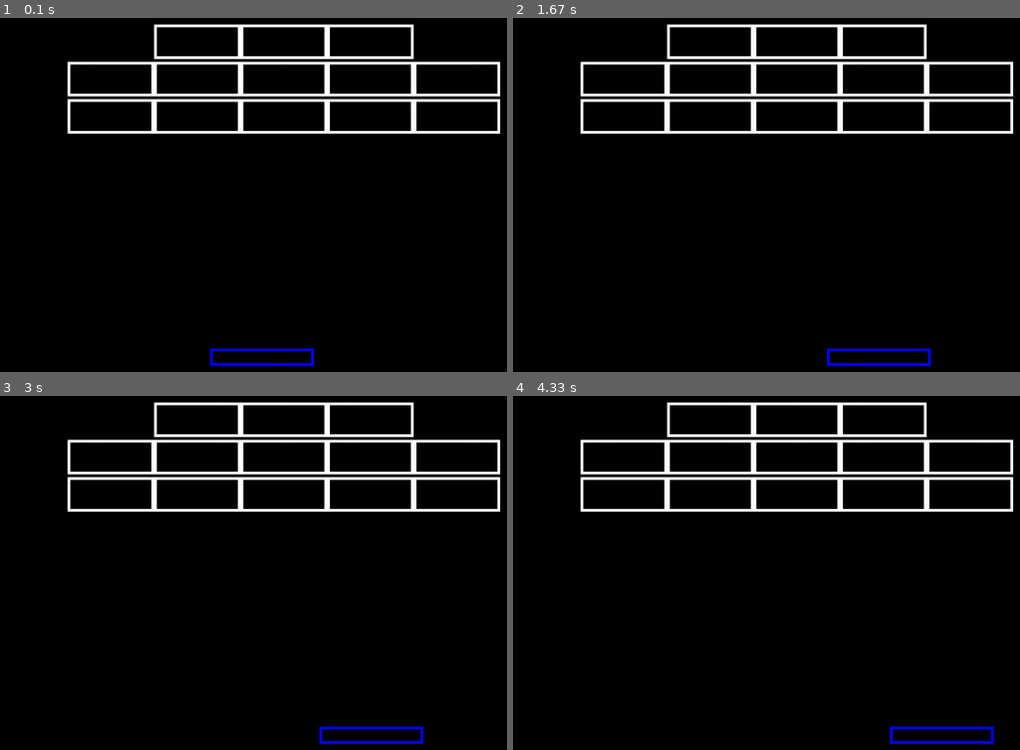
Above: before the commit, frames 1-4 (two rows, left to right).
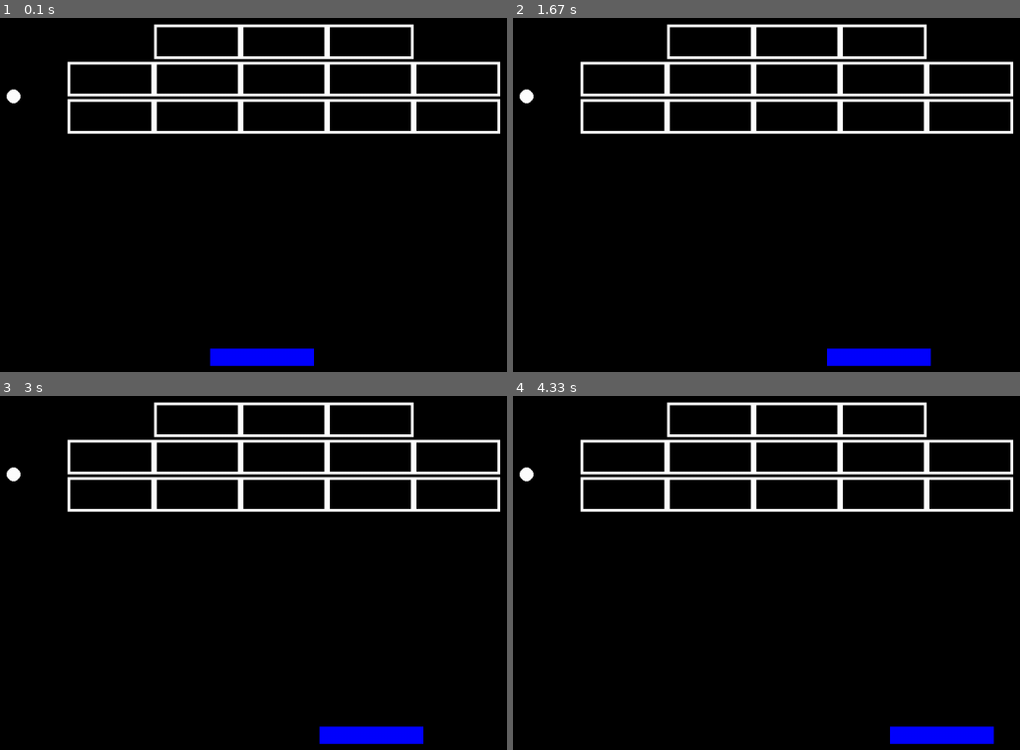
Above: after the commit, the same moments.

Repository: Random7-JF/pygame
Game: pygame game, started from main.py
Two runs of this game, one before a commit and one after it. Both use one fixed random seed, a clock stepped at 60 frames per second and the inputs below.
Inputs:
- Up to frame 1 (0.1 s): no input
- Up to frame 2 (1.67 s): hold D 0.33-0.8 s; hold D 0.83-1.3 s; hold A from 1.33 s (still down)
- Up to frame 3 (3 s): release A at 1.87 s; hold A 1.9-2.3 s; hold D 2.33-2.97 s
- Up to frame 4 (4.33 s): hold A 3-3.47 s; hold D 3.5-3.97 s; hold D from 4 s (still down)

The runs differ from the first frame. In frame 1, 0.7% of the frame differs, in the area x 1-62%, y 20-98%; in frame 2, 0.7%; in frame 3, 0.7%; in frame 4, 0.7%.

Commit message:
added ball

Diff:
--- a/game/constants.py
+++ b/game/constants.py
@@ -5,6 +5,7 @@
 #Level Settings
 LEVEL_BLOCK_WIDTH=125
 LEVEL_BLOCK_HEIGHT=50
+BALL_SPEED=350
 
 #Player Settings
 PLAYER_MOVE_SPEED=250
--- a/game/manager.py
+++ b/game/manager.py
@@ -1,6 +1,7 @@
 import pygame
 from object.player import *
 from object.block import *
+from object.ball import *
 from game.constants import *
 from game.level import *
 
@@ -35,3 +36,7 @@
             new_block = Block(block[0], block[1])
             self.add_group_to_draw(new_block)
             self.add_group_to_update(new_block)
+
+        ball = Ball(250,250,10)
+        self.add_group_to_draw(ball)
+        self.add_group_to_update(ball)
--- /dev/null
+++ b/object/ball.py
@@ -0,0 +1,17 @@
+import pygame
+from game.constants import *
+
+class Ball(pygame.sprite.Sprite):
+    def __init__(self, x, y, radius) -> None:
+        super().__init__()
+        self.radius = radius
+        self.position = pygame.Vector2(x,y)
+        self.velocity = pygame.Vector2()
+        self.rotation = 0
+
+    def draw(self, screen):
+        pygame.draw.circle(screen, "white", self.position, self.radius)
+
+    def update(self, delta_time):
+        pass
+        #self.position = self.position + BALL_SPEED * delta_time
--- a/object/block.py
+++ b/object/block.py
@@ -14,5 +14,5 @@
         pygame.draw.rect(screen, "white", pygame.Rect(xpos, ypos, self.width, self.height), 4)
 
 
-    def update(self, screen):
+    def update(self, delta_time):
         pass
--- a/object/player.py
+++ b/object/player.py
@@ -14,7 +14,7 @@
         xpos = self.position.x - self.width
         ypos = self.position.y - self.height
        # print("(x,y)", self.position, "width:", self.width, "height:", self.height, "xpos:", xpos, "ypos:", ypos)
-        pygame.draw.rect(screen, self.colour, pygame.Rect(xpos, ypos, self.width, self.height), 4)
+        pygame.draw.rect(screen, self.colour, pygame.Rect(xpos, ypos, self.width, self.height))
 
     def update(self, delta_time):
         keys = pygame.key.get_pressed()
